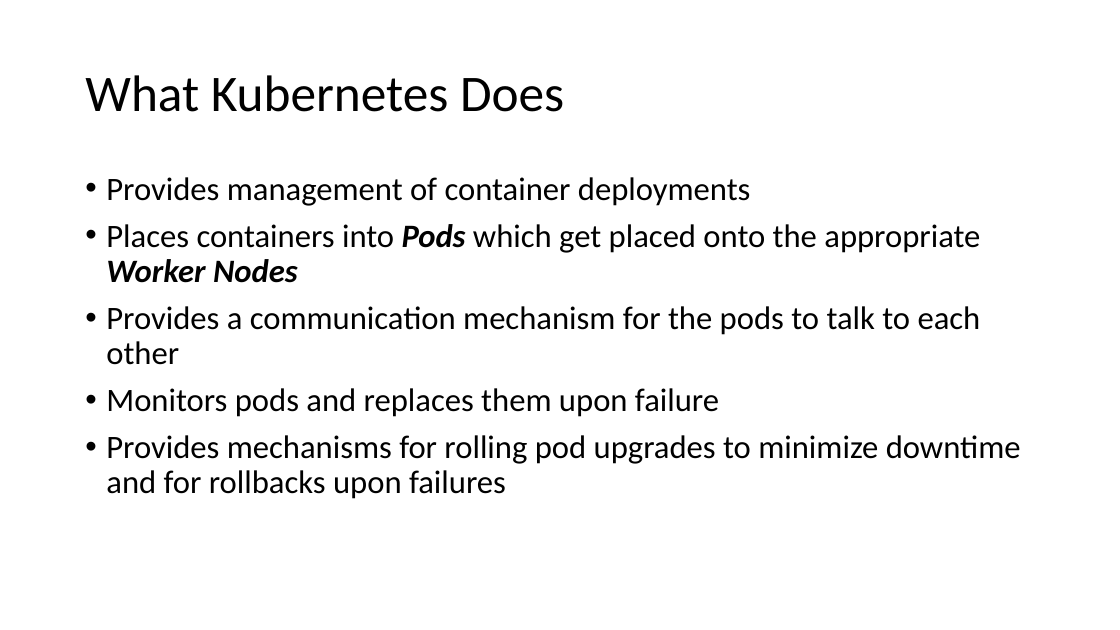
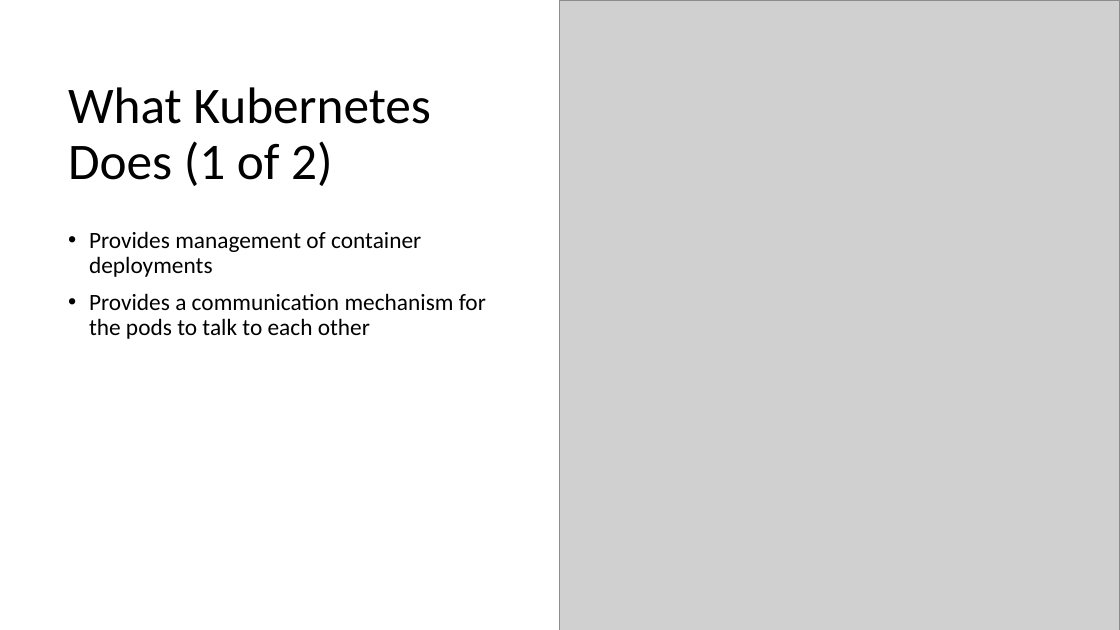
Before and after one commit to chlsmith/docker-and-k8s, a slide deck: slide 5 of fun-with-k8s.pptx. Drawn at 1120x630 pixels with LibreOffice and Linux fonts; fonts in the diff are those of the drawing; grey boxes stand for pictures. Boxes give left, top, right and bottom in pixels: in the first picture for what was removed or moved away, otherwise in the second. Text is boxed around its words. In the diff, an @@ line names an element or a change of style, - is before the commit and + after.

```diff
--- a/fun-with-k8s.pptx
+++ b/fun-with-k8s.pptx
@@ picture added at [560,0,1120,630] @@
@@ title at [68,87,431,186]: text changed @@
-What Kubernetes Does
+What Kubernetes Does (1 of 2)
@@ text "Provides management of container deployments": place and size @@
-text "Provides management of container deployments" at [106,177,1021,499]
+text "Provides management of container deployments" at [89,231,486,339]
@@ text "Provides management of container deployments" at [89,231,486,339]: size 28 to 20 pt @@
@@ text at [106,224,980,283]: paragraph removed @@
-• Places containers into Pods which get placed onto the appropriate Worker Nodes
@@ text at [106,388,1021,499]: paragraphs removed @@
-• Monitors pods and replaces them upon failure
-• Provides mechanisms for rolling pod upgrades to minimize downtime and for rollbacks upon failures
```
Also in this commit, not shown: 1 slide added.
